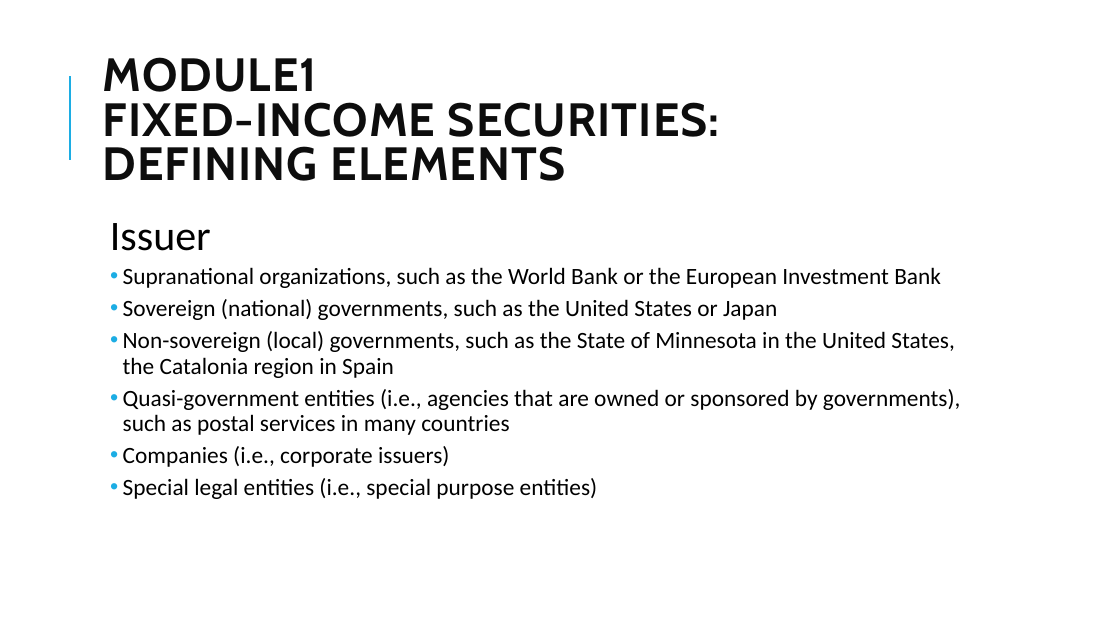
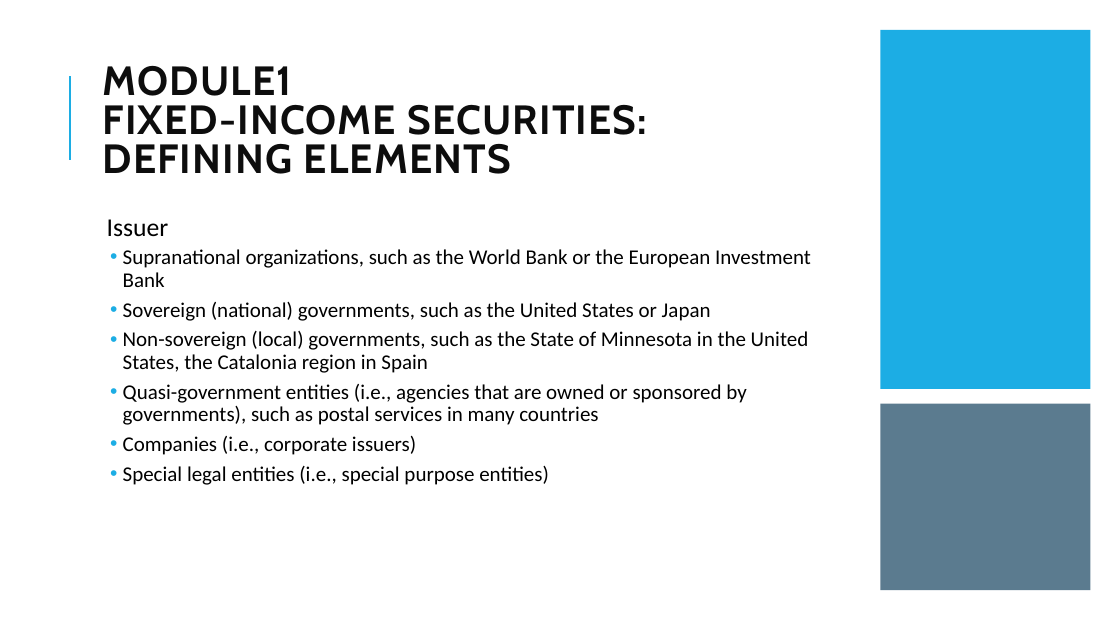
Before and after one commit to Isco0530/data, a slide deck: slide 3 of Fixed Income.pptx. Drawn at 1120x630 pixels with LibreOffice and Linux fonts; fonts in the diff are those of the drawing. Boxes give left, top, right and bottom in pixels: in the first picture for what was removed or moved away, otherwise in the second. Text is boxed around its words. In the diff, an @@ line names an element or a change of style, - is before the commit and + after.

```diff
--- a/Fixed Income.pptx
+++ b/Fixed Income.pptx
@@ title "MODULE1 FIXED-INCOME SECURITIES: DEFINING ELEMENTS" at bbox=[102, 66, 647, 174]: size 40 to 35 pt @@
@@ rectangle added at bbox=[881, 30, 1091, 389], fill #1CADE4 @@
@@ text "Issuer" at bbox=[107, 219, 811, 485]: size 36 to 22 pt in "Issuer"; size 20 to 18 pt @@
@@ rectangle added at bbox=[881, 404, 1091, 591], fill #335B74 at 80% opacity @@
```
Also in this commit, not shown: 7 other slides changed, 2 slides added, 1 other file.
